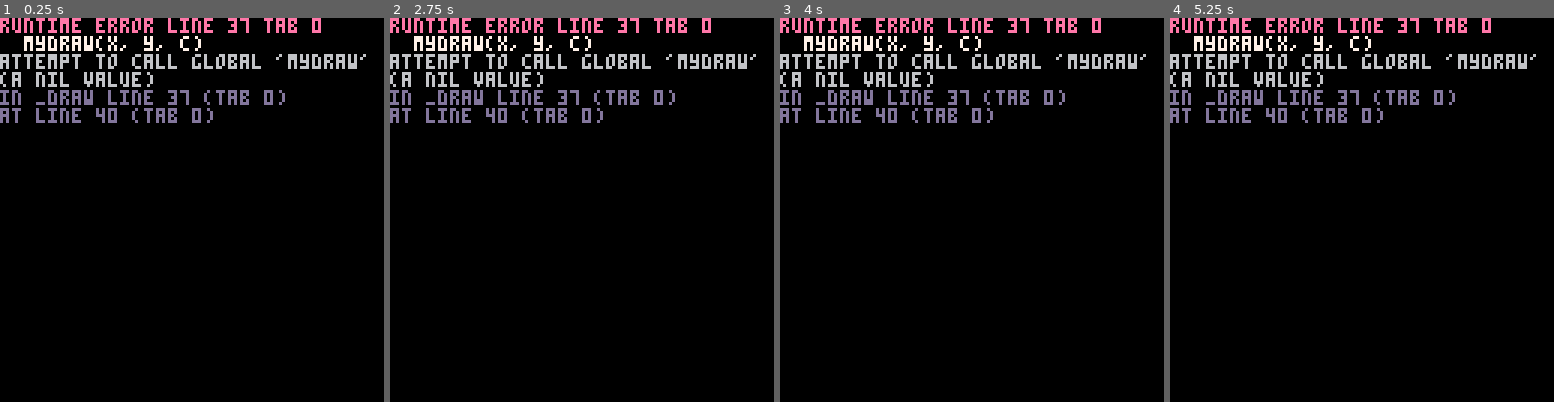
Above: before the commit, frames 1-4 (left to right).
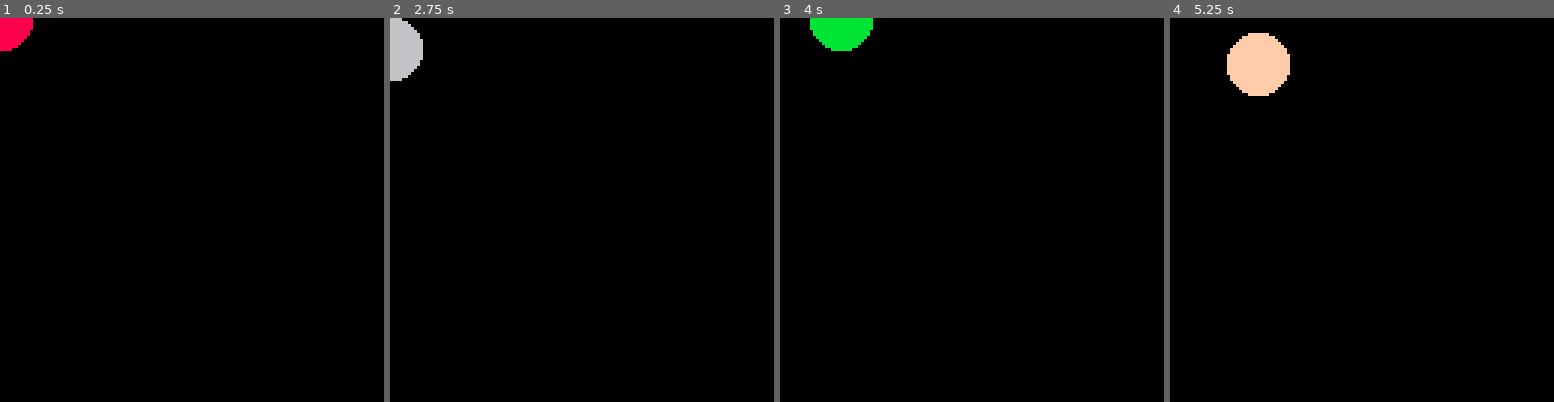
Above: after the commit, the same moments.

Repository: beetrootpaul/tmp-pico-8-with-ts-poc
Game: PICO-8 cartridge game.p8
The game is run twice, just before and just after one commit, with the same random seed, the same clock (stepped at 60 frames per second) and the same inputs.
Inputs:
- Up to frame 1 (0.25 s): no input
- Up to frame 2 (2.75 s): tap O (Z key) at 0.33, 0.7, 1.43, 2.22 s; tap X (X key) at 1.07, 2.07, 2.4, 2.73 s; hold Left 1.97-2.37 s; hold Down from 2.42 s (still down)
- Up to frame 3 (4 s): release Down at 2.82 s; hold Right 2.87-3.53 s; tap X (X key) at 3.07, 3.4, 3.73 s; tap O (Z key) at 3.1, 3.98 s; hold Up from 3.58 s (still down)
- Up to frame 4 (5.25 s): tap X (X key) every 0.33 s from 4.07 to 5.07 s; release Up at 4.08 s; hold Right 4.13-4.53 s; hold Down 4.58-5.08 s; tap O (Z key) at 4.87 s; hold Left from 5.13 s (still down)

The runs differ from the first frame. In frame 1, 6.3% of the frame differs, in the area x 0-96%, y 0-28%; in frame 2, 6.5%; in frame 3, 6.6%; in frame 4, 7.4%.
Error before the commit: runtime error line 37 tab 0; mydraw(x, y, c); attempt to call global 'mydraw' (a nil value)

Commit message:
used TS directive to specify files order. Game works OK now

Diff:
--- a/game.p8
+++ b/game.p8
@@ -9,6 +9,9 @@
 please report any bugs to:
 https://github.com/agronkabashi/jspicl/issues
 ]]--
+function mydraw(x, y, c)
+  circfill(x, y, 10, c)
+end
 local x = 0
 local y = 0
 local c = 8
@@ -41,9 +44,6 @@
 end
 _update()
 _draw()
-function mydraw(x, y, c)
-  circfill(x, y, 10, c)
-end
 __gfx__
 00000000000000000000000000000000000000000000000000000000000000000000000000000000000000000000000000000000000000000000000000000000
 00000000000000000000000000000000000000000000000000000000000000000000000000000000000000000000000000000000000000000000000000000000
Not shown, changed: main.ts
